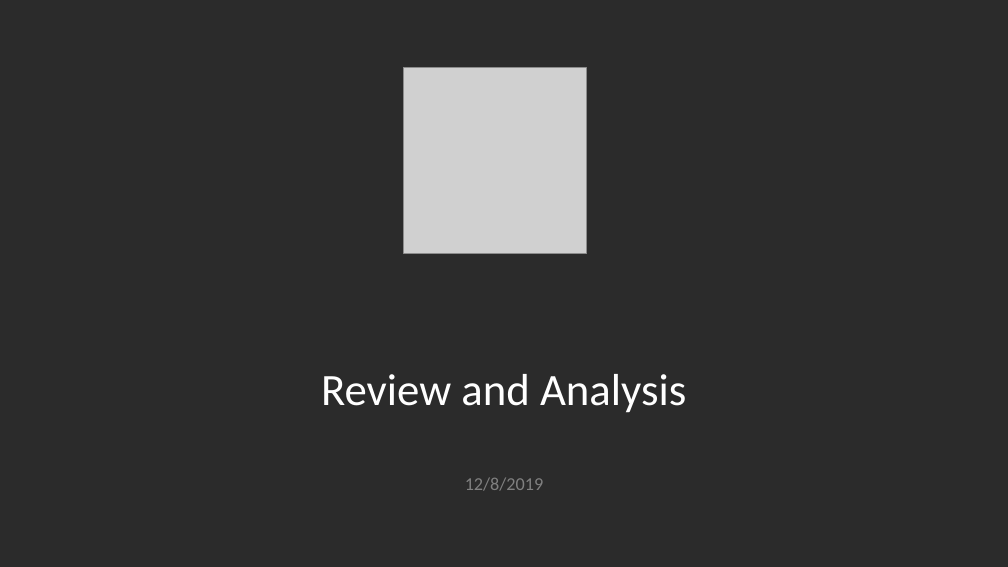
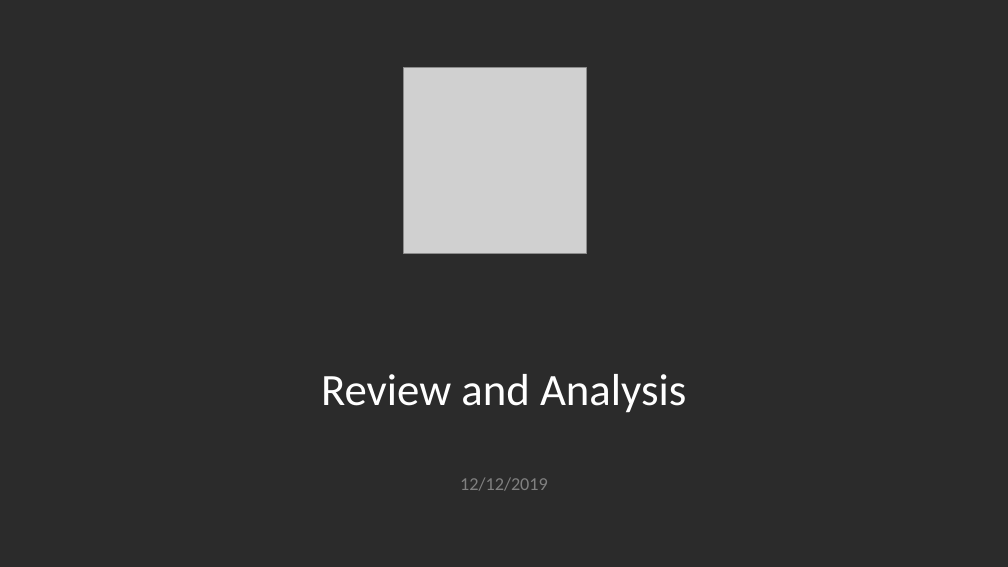
Before and after one commit to sumitkadu/ReviewAnalyzer, a slide deck: slide 1 of Review and analysis.pptx. Drawn at 1008x567 pixels with LibreOffice and Linux fonts; fonts in the diff are those of the drawing; grey boxes stand for pictures; background and template pictures are left out; a plain dark background stands for a picture behind light text. Boxes give left, top, right and bottom in pixels: in the first picture for what was removed or moved away, otherwise in the second. Text is boxed around its words. In the diff, an @@ line names an element or a change of style, - is before the commit and + after.

```diff
--- a/Review and analysis.pptx
+++ b/Review and analysis.pptx
@@ text at [460, 477, 548, 491]: text changed @@
-12/8/2019
+12/12/2019
```
Also in this commit, not shown: 3 other slides changed, 1 slide added, 2 slides removed.
